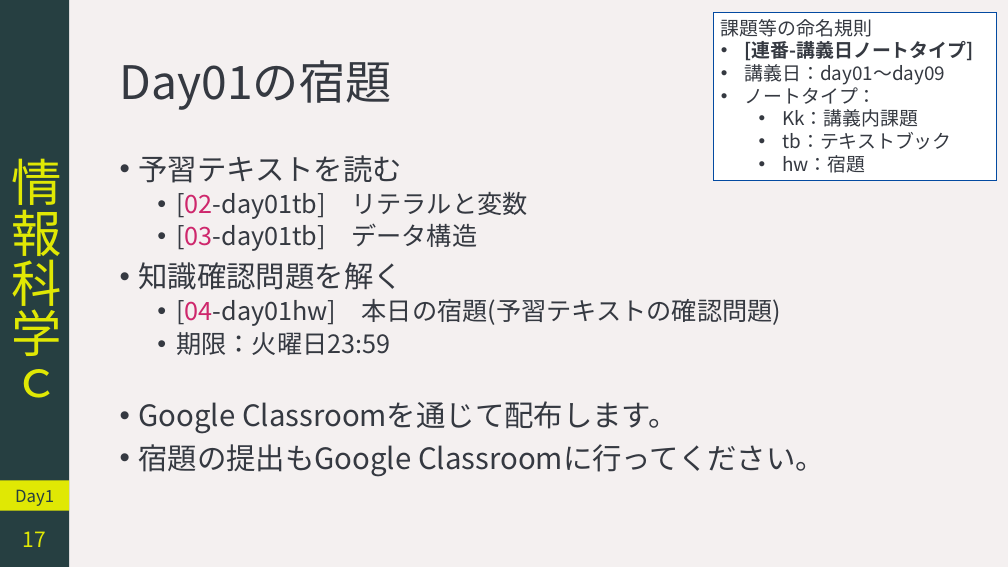
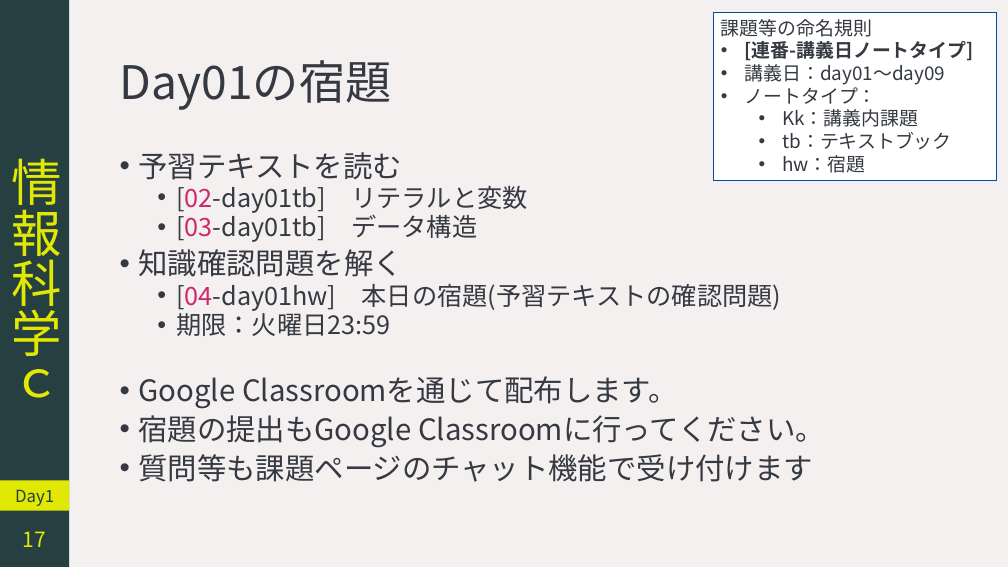
Before and after one commit to YokoyamaLab/PythonBasics, a slide deck: slide 17 of slides/computerScience_day1.pptx. Drawn at 1008x567 pixels with LibreOffice and Linux fonts; fonts in the diff are those of the drawing. Boxes give left, top, right and bottom in pixels: in the first picture for what was removed or moved away, otherwise in the second. Text is boxed around its words. In the diff, an @@ line names an element or a change of style, - is before the commit and + after.

```diff
--- a/slides/computerScience_day1.pptx
+++ b/slides/computerScience_day1.pptx
@@ text at <box>139,152,825,448</box>: line spacing 0.9 to 0.8 @@
@@ text at <box>139,454,813,482</box>: paragraph added @@
+• 質問等も課題ページのチャット機能で受け付けます
```
Also in this commit, not shown: 1 other slide changed, 1 other file.
